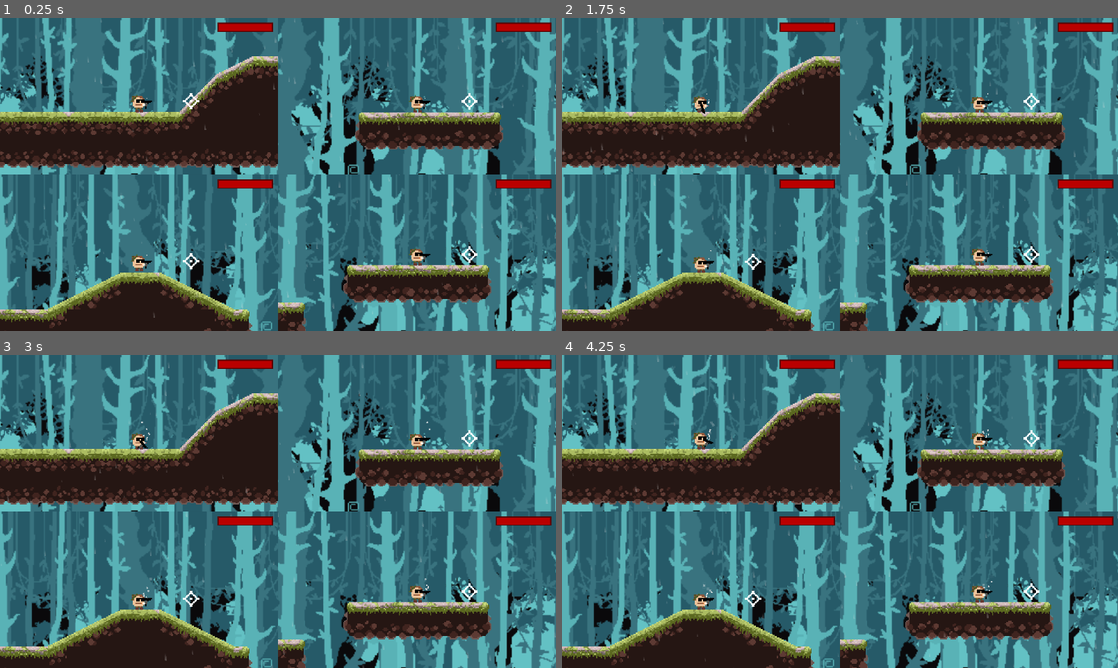
Above: before the commit, frames 1-4 (two rows, left to right).
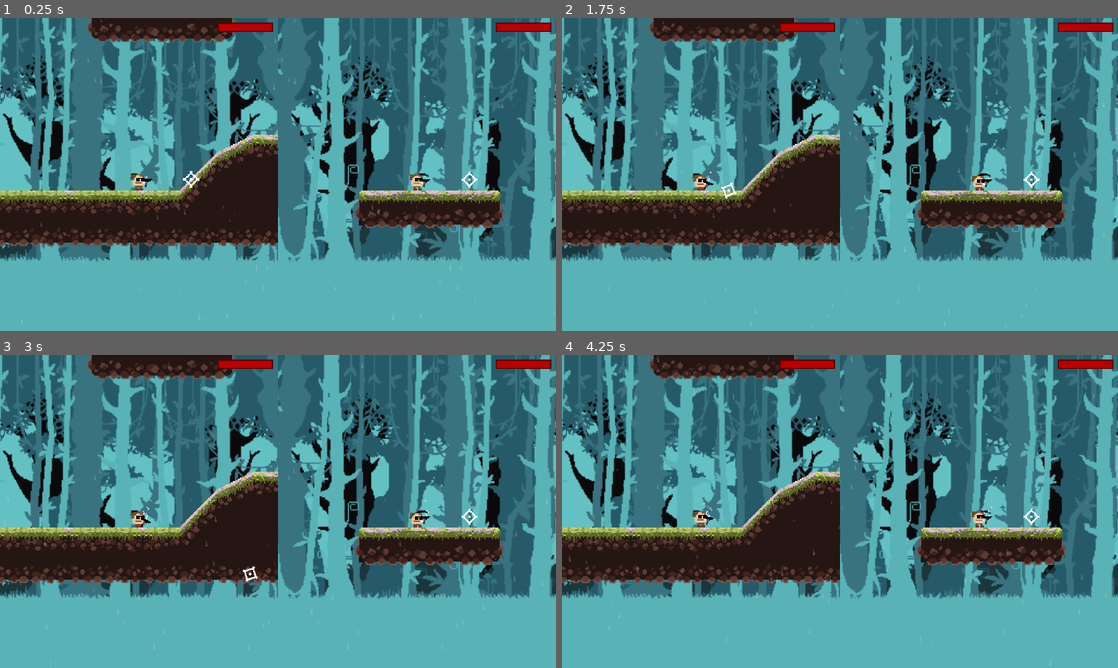
Above: after the commit, the same moments.

Repository: dubmosphere/2d-project
Game: Godot game, scene res://scenes/splitscreen_other_map.tscn
Same seed, same stepped clock (60 frames per second), same inputs: the game is played once before the commit and once after it. This scene is started directly instead of the project's main scene.
Inputs (mouse positions are in pixels of both pictures, inside the frame that each line leads up to):
- Up to frame 1 (0.25 s): no input
- Up to frame 2 (1.75 s): move the mouse to (962, 158) at 0.52 s; click (962, 158) at 0.6 s; move the mouse to (728, 190) at 1.27 s; tap G (toggle_godmode) at 1.35 s
- Up to frame 3 (3 s): move the mouse to (333, 442) at 2.02 s; click (333, 442) at 2.1 s; move the mouse to (250, 574) at 2.77 s; tap G (toggle_godmode) at 2.85 s
- Up to frame 4 (4.25 s): move the mouse to (1006, 558) at 3.52 s; click (1006, 558) at 3.6 s

The runs differ from the first frame. In frame 1, 57% of the frame differs, in the area x 0-100%, y 0-100%; in frame 2, 57%; in frame 3, 57%; in frame 4, 57%.

Commit message:
2 player default splitscreen mode

Diff:
--- a/project.godot
+++ b/project.godot
@@ -298,6 +298,8 @@
 [rendering]
 
 textures/canvas_textures/default_texture_filter=0
+renderer/rendering_method="gl_compatibility"
+renderer/rendering_method.mobile="gl_compatibility"
 anti_aliasing/quality/msaa_2d=3
 anti_aliasing/quality/msaa_3d=3
 anti_aliasing/quality/screen_space_aa=1
--- a/scenes/splitscreen_other_map.tscn
+++ b/scenes/splitscreen_other_map.tscn
@@ -40,7 +40,7 @@
 audio_listener_enable_3d = true
 sdf_scale = 0
 canvas_cull_mask = 4294967267
-size = Vector2i(959, 539)
+size = Vector2i(2, 2)
 render_target_update_mode = 4
 
 [node name="ParallaxBackground" parent="VBoxContainer/HBoxContainer1/SubViewportContainer1/SubViewport1" instance=ExtResource("4_qm47l")]
@@ -68,7 +68,7 @@
 audio_listener_enable_2d = true
 audio_listener_enable_3d = true
 canvas_cull_mask = 4294967269
-size = Vector2i(959, 539)
+size = Vector2i(2, 2)
 render_target_update_mode = 4
 
 [node name="ParallaxBackground" parent="VBoxContainer/HBoxContainer1/SubViewportContainer2/SubViewport2" instance=ExtResource("4_qm47l")]
@@ -85,6 +85,7 @@
 visibility_layer = 4
 
 [node name="HBoxContainer2" type="HBoxContainer" parent="VBoxContainer"]
+visible = false
 layout_mode = 2
 size_flags_horizontal = 3
 size_flags_vertical = 3
@@ -101,8 +102,8 @@
 audio_listener_enable_2d = true
 audio_listener_enable_3d = true
 canvas_cull_mask = 4294967273
-size = Vector2i(959, 539)
-render_target_update_mode = 4
+size = Vector2i(2, 2)
+render_target_update_mode = 0
 
 [node name="ParallaxBackground" parent="VBoxContainer/HBoxContainer2/SubViewportContainer3/SubViewport3" instance=ExtResource("4_qm47l")]
 physics_interpolation_mode = 2
@@ -128,8 +129,8 @@
 audio_listener_enable_2d = true
 audio_listener_enable_3d = true
 canvas_cull_mask = 4294967281
-size = Vector2i(959, 539)
-render_target_update_mode = 4
+size = Vector2i(2, 2)
+render_target_update_mode = 0
 
 [node name="ParallaxBackground" parent="VBoxContainer/HBoxContainer2/SubViewportContainer4/SubViewport4" instance=ExtResource("4_qm47l")]
 physics_interpolation_mode = 2
